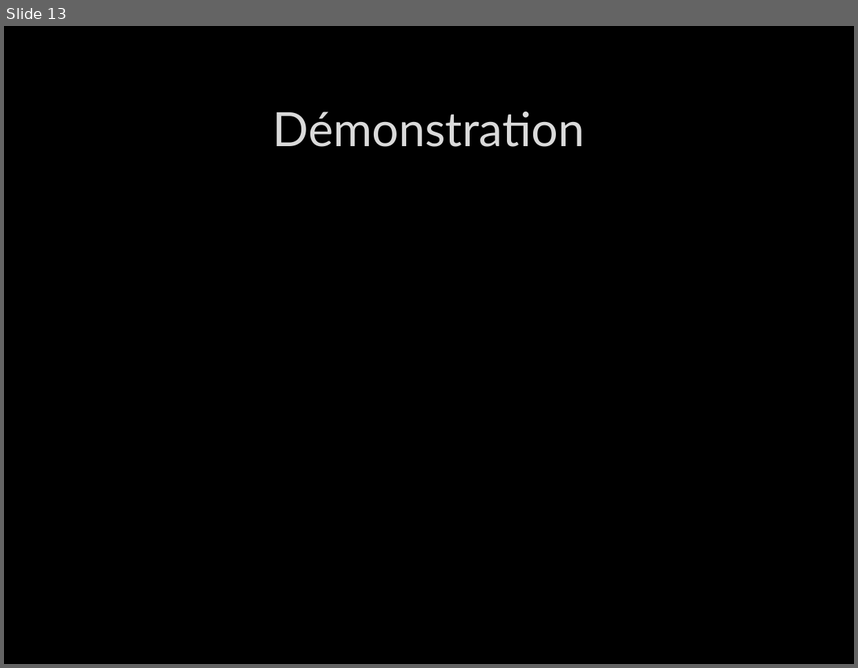
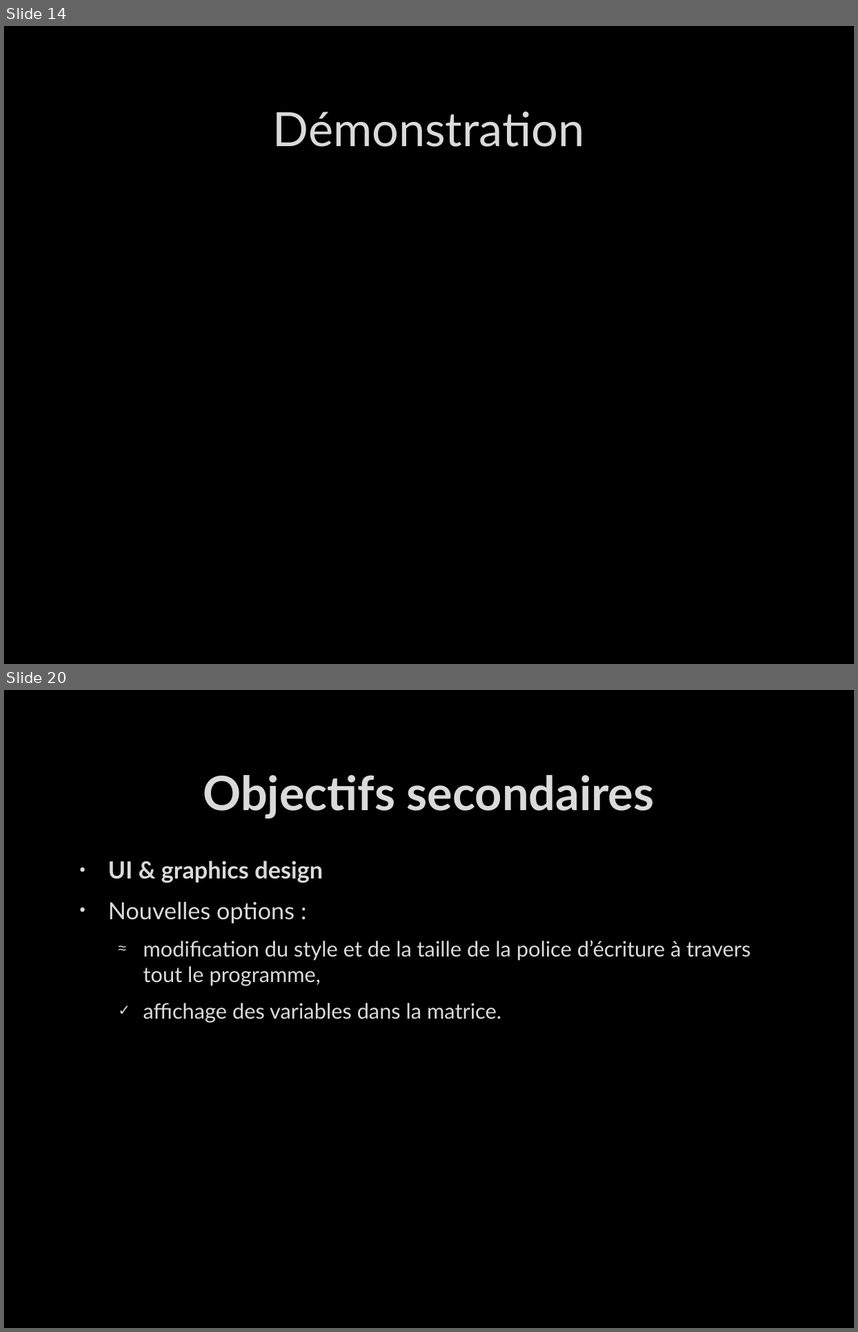
Before and after one commit to bastou2316/p2-java, a slide deck: Projet Hes d'été/4. Cloture/Présentation NSolver v2.pptx. Shown one above the other, each under a label of ours: slide 13 before the commit, slides 14 and 20 after it; the slides between them are not shown. The pictures are 858x668 and 858x1332 pixels, drawn with LibreOffice and Linux fonts; fonts in the diff are those of the drawing; background and template pictures are left out. Boxes give left, top, right and bottom in pixels: in the first picture for what was removed or moved away, otherwise in the second. Text is boxed around its words. In the diff, an @@ line names an element or a change of style, - is before the commit and + after.

Commit message:
modification de la présentation

```diff
--- a/Projet Hes d'été/4. Cloture/Présentation NSolver v2.pptx
+++ b/Projet Hes d'été/4. Cloture/Présentation NSolver v2.pptx
@@ slide 20 added at <box>4,690,854,1328</box>, background picture (left out) @@
@@ title added at <box>203,775,655,819</box>, 40 pt, text #DADADA, bold @@
+Objectifs secondaires
@@ text added at <box>108,860,751,1023</box>, 18 pt, text #DADADA @@
+• UI & graphics design
+• Nouvelles options :
+  ≈ modification du style et de la taille de la police d’écriture à travers tout le programme,
+  ✓ affichage des variables dans la matrice.
@@ what was slide 13 is now slide 14 @@
```
Also in this commit, not shown: 4 slides changed, 7 other slides added.
